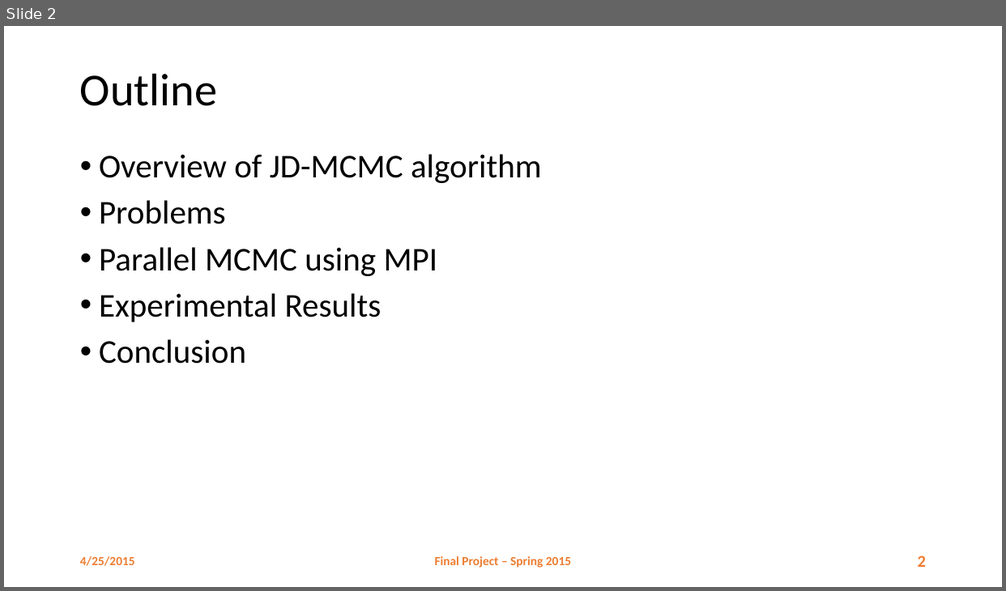
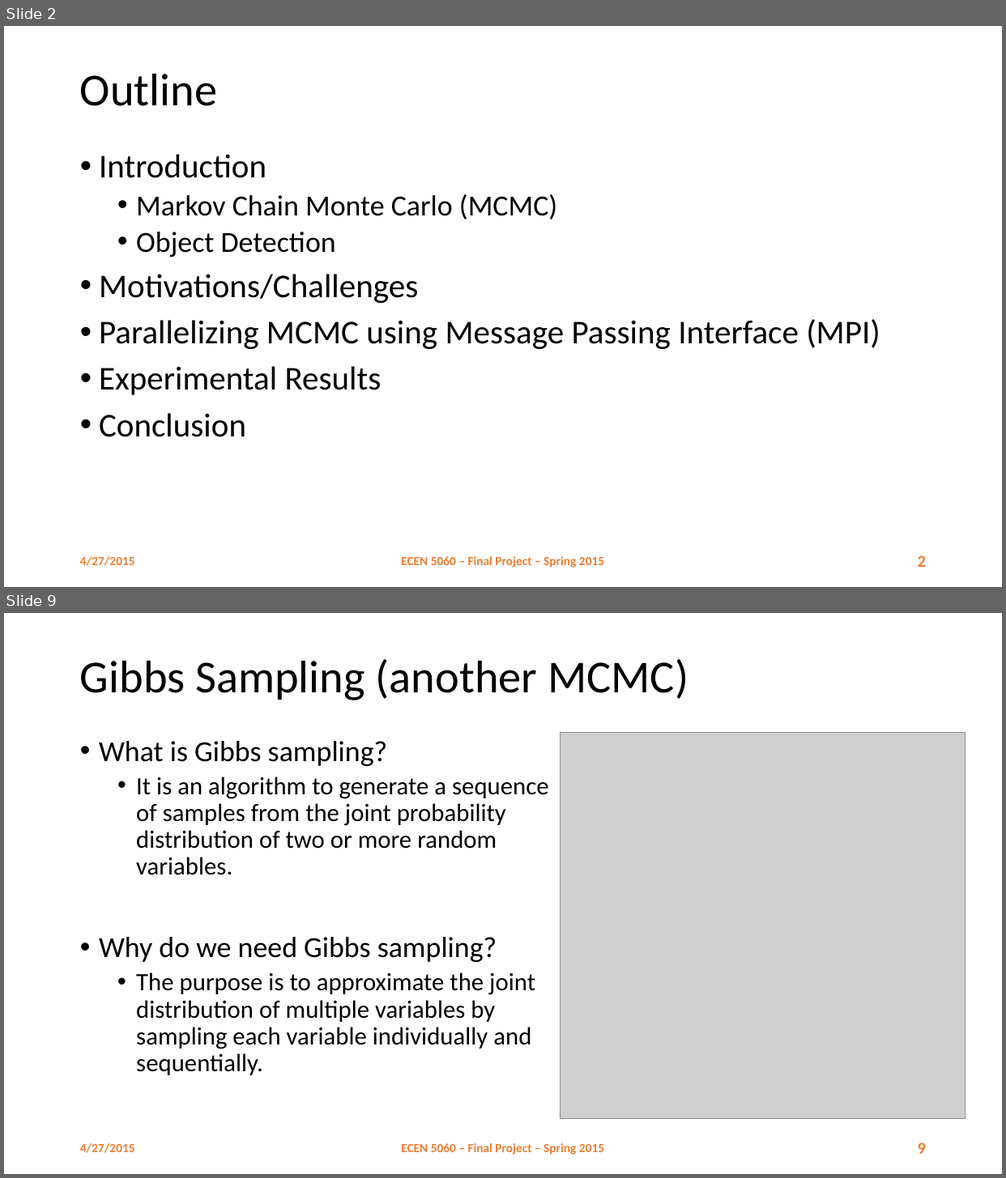
Before and after one commit to danhtuan/jdmcmc-mpi, a slide deck: report/Parallel MCMC.pptx. Shown one above the other, each under a label of ours: slide 2 before the commit, slides 2 and 9 after it; the slides between them are not shown. The pictures are 1006x591 and 1006x1178 pixels, drawn with LibreOffice and Linux fonts; fonts in the diff are those of the drawing; grey boxes stand for pictures; background and template pictures are left out. Boxes give left, top, right and bottom in pixels: in the first picture for what was removed or moved away, otherwise in the second. Text is boxed around its words. In the diff, an @@ line names an element or a change of style, - is before the commit and + after.

```diff
--- a/report/Parallel MCMC.pptx
+++ b/report/Parallel MCMC.pptx
@@ slide 9 added at bbox=[4, 613, 1002, 1174], background #FFFFFF @@
@@ title added at bbox=[80, 659, 688, 700], 44 pt, text #000000 @@
+Gibbs Sampling (another MCMC)
@@ picture added at bbox=[560, 733, 965, 1119] @@
@@ text added at bbox=[99, 741, 549, 1076], 24 pt, text #000000 @@
+• What is Gibbs sampling?
+  • It is an algorithm to generate a sequence of samples from the joint probability distribution of two or more random variables.
+• Why do we need Gibbs sampling?
+  • The purpose is to approximate the joint distribution of multiple variables by sampling each variable individually and sequentially.
@@ text added at bbox=[80, 1144, 135, 1153], 12 pt, text #ED7D31, bold @@
+4/27/2015
@@ text added at bbox=[401, 1144, 604, 1155], 12 pt, text #ED7D31, bold @@
+ECEN 5060 – Final Project – Spring 2015
@@ page number added at bbox=[918, 1143, 926, 1154], 16 pt, text #ED7D31, bold @@
+9
@@ slide 2 changed as well @@
@@ text at bbox=[99, 154, 880, 349]: text changed @@
-• Overview of JD-MCMC algorithm
-• Problems
-• Parallel MCMC using MPI
+• Introduction
+  • Markov Chain Monte Carlo (MCMC)
+  • Object Detection
+• Motivations/Challenges
+• Parallelizing MCMC using Message Passing Interface (MPI)
@@ text at bbox=[80, 557, 135, 566]: text changed @@
-4/25/2015
+4/27/2015
@@ text at bbox=[401, 557, 604, 568]: text changed @@
-Final Project – Spring 2015
+ECEN 5060 – Final Project – Spring 2015
```
Also in this commit, not shown: 2 other slides changed, 15 other slides added.
